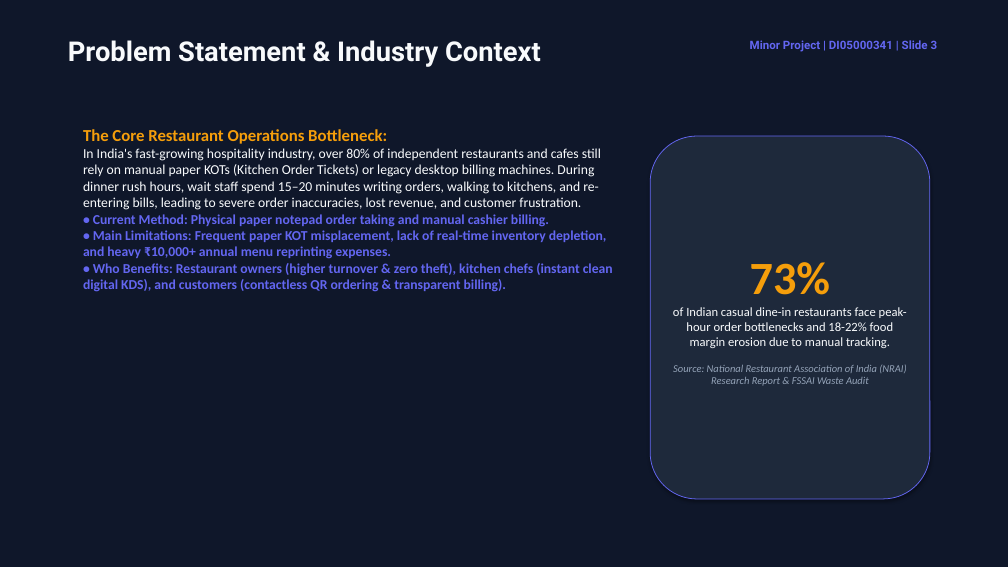
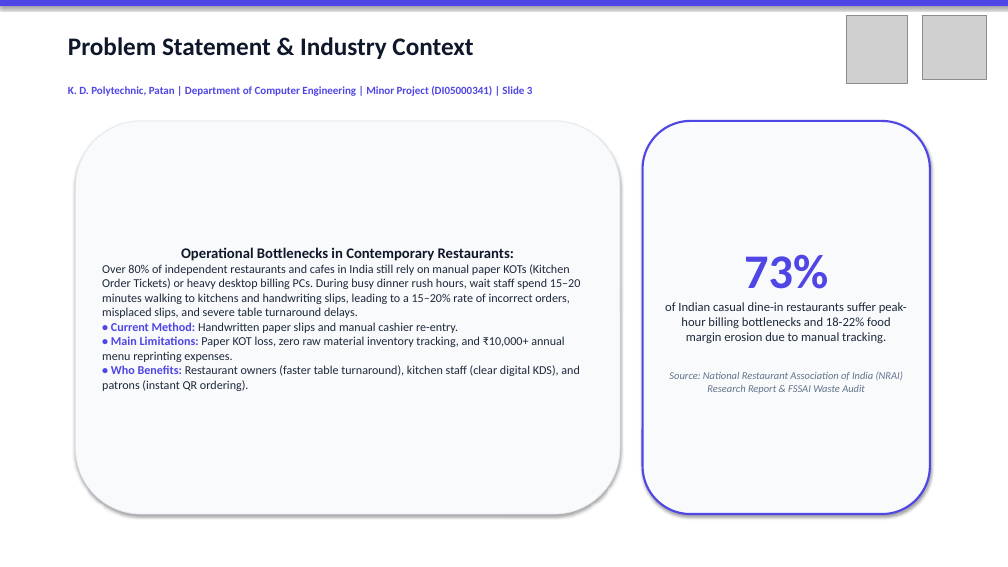
Before and after one commit to Shubh-Patel-07/DineFlow-AI, a slide deck: slide 3 of docs/DineFlow_AI_GTU_Minor_Project_Presentation.pptx. Drawn at 1008x567 pixels with LibreOffice and Linux fonts; fonts in the diff are those of the drawing; grey boxes stand for pictures. Boxes give left, top, right and bottom in pixels: in the first picture for what was removed or moved away, otherwise in the second. Text is boxed around its words. In the diff, an @@ line names an element or a change of style, - is before the commit and + after.

Commit message:
docs(gtu): embed official GTU and KDP Patan logos, light academic theme presentation, and exact chapter page breaks

```diff
--- a/docs/DineFlow_AI_GTU_Minor_Project_Presentation.pptx
+++ b/docs/DineFlow_AI_GTU_Minor_Project_Presentation.pptx
@@ rectangle at [0,0,1008,567]: fill #0F172A to #FFFFFF @@
@@ rectangle added at [0,0,1008,6], fill #4F46E5 @@
@@ text "Problem Statement & Industry Context" at [68,37,473,59]: size 26 to 24 pt, font Roboto to Calibri, text colour #F8FAFC to #0F172A @@
@@ picture added at [847,15,907,83] @@
@@ picture added at [923,15,987,79] @@
@@ text removed at [750,40,938,52] @@
-Minor Project | DI05000341 | Slide 3
@@ text added at [68,86,533,96], 10.5 pt, text #4F46E5, bold @@
+K. D. Polytechnic, Patan | Department of Computer Engineering | Minor Project (DI05000341) | Slide 3
@@ rounded rectangle "Operational Bottlenecks in Contemporary Restaurants:": place and size @@
-rounded rectangle "Operational Bottlenecks in Contemporary Restaurants:" at [83,129,613,292]
+rounded rectangle "Operational Bottlenecks in Contemporary Restaurants:" at [76,121,620,514]
@@ rounded rectangle "Operational Bottlenecks in Contemporary Restaurants:" at [76,121,620,514]: vertical alignment top to middle; fill none to #F8FAFC; outline none to #E2E8F0 0.75 pt; shadow on @@
@@ rounded rectangle "73%": place and size @@
-rounded rectangle "73%" at [650,136,930,499]
+rounded rectangle "73%" at [643,121,930,514]
@@ rounded rectangle "73%" at [643,121,930,514]: fill #1E293B to #F8FAFC; outline #6366F1 0.75 pt to #4F46E5 2 pt @@
@@ text in rounded rectangle at [102,247,581,391]: text changed; size 13 to 11.5 pt; text colour #6366F1 to #1E293B; bold off @@
-The Core Restaurant Operations Bottleneck:
-In India's fast-growing hospitality industry, over 80% of independent restaurants and cafes still rely on manual paper KOTs (Kitchen Order Tickets) or legacy desktop billing machines. During dinner rush hours, wait staff spend 15–20 minutes writing orders, walking to kitchens, and re-entering bills, leading to severe order inaccuracies, lost revenue, and customer frustration.
-• Current Method: Physical paper notepad order taking and manual cashier billing.
-• Main Limitations: Frequent paper KOT misplacement, lack of real-time inventory depletion, and heavy ₹10,000+ annual menu reprinting expenses.
-• Who Benefits: Restaurant owners (higher turnover & zero theft), kitchen chefs (instant clean digital KDS), and customers (contactless QR ordering & transparent billing).
+Operational Bottlenecks in Contemporary Restaurants:
+Over 80% of independent restaurants and cafes in India still rely on manual paper KOTs (Kitchen Order Tickets) or heavy desktop billing PCs. During busy dinner rush hours, wait staff spend 15–20 minutes walking to kitchens and handwriting slips, leading to a 15–20% rate of incorrect orders, misplaced slips, and severe table turnaround delays.
+• Current Method: Handwritten paper slips and manual cashier re-entry.
+• Main Limitations: Paper KOT loss, zero raw material inventory tracking, and ₹10,000+ annual menu reprinting expenses.
+• Who Benefits: Restaurant owners (faster table turnaround), kitchen staff (clear digital KDS), and patrons (instant QR ordering).
@@ text in rounded rectangle at [669,254,903,394]: size 44 to 46 pt, text colour #F59E0B to #4F46E5 in "73%"; text colour #94A3B8 to #64748B in "Source: National Restaurant Association of India (NRAI) ..." @@
@@ text in rounded rectangle at [665,302,907,343]: text changed; text colour #F8FAFC to #1E293B @@
-of Indian casual dine-in restaurants face peak-hour order bottlenecks and 18-22% food margin erosion due to manual tracking.
+of Indian casual dine-in restaurants suffer peak-hour billing bottlenecks and 18-22% food margin erosion due to manual tracking.
```
Also in this commit, not shown: 16 other slides changed, 5 other files.
